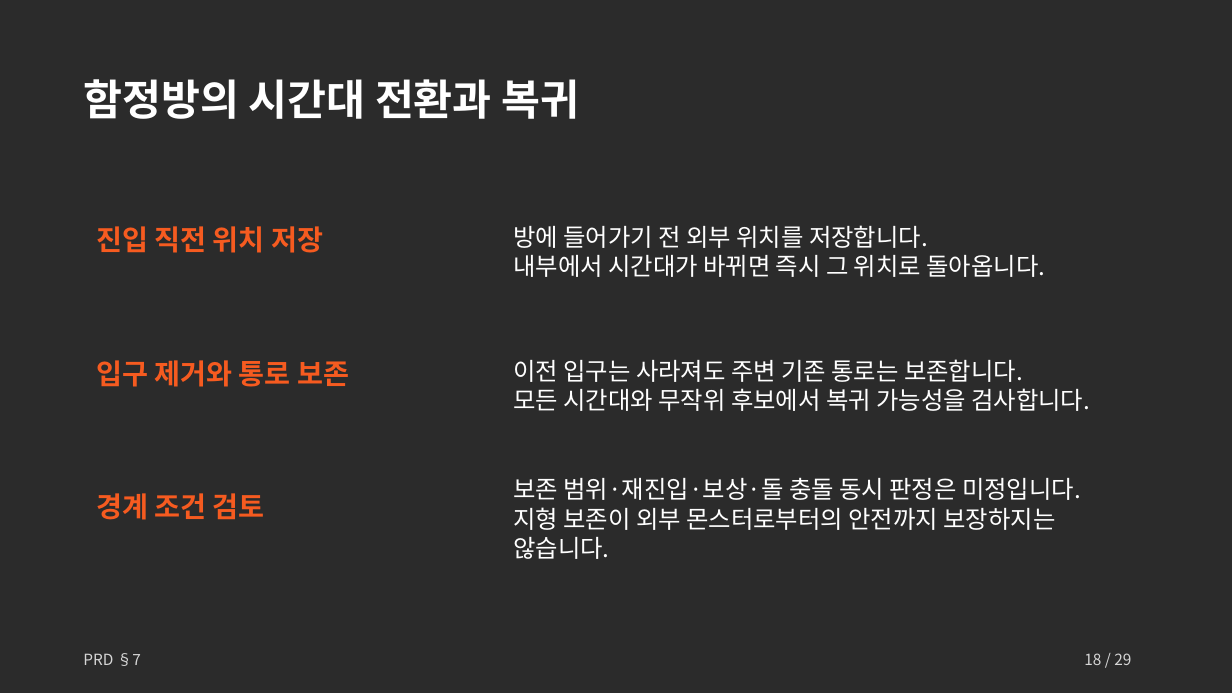
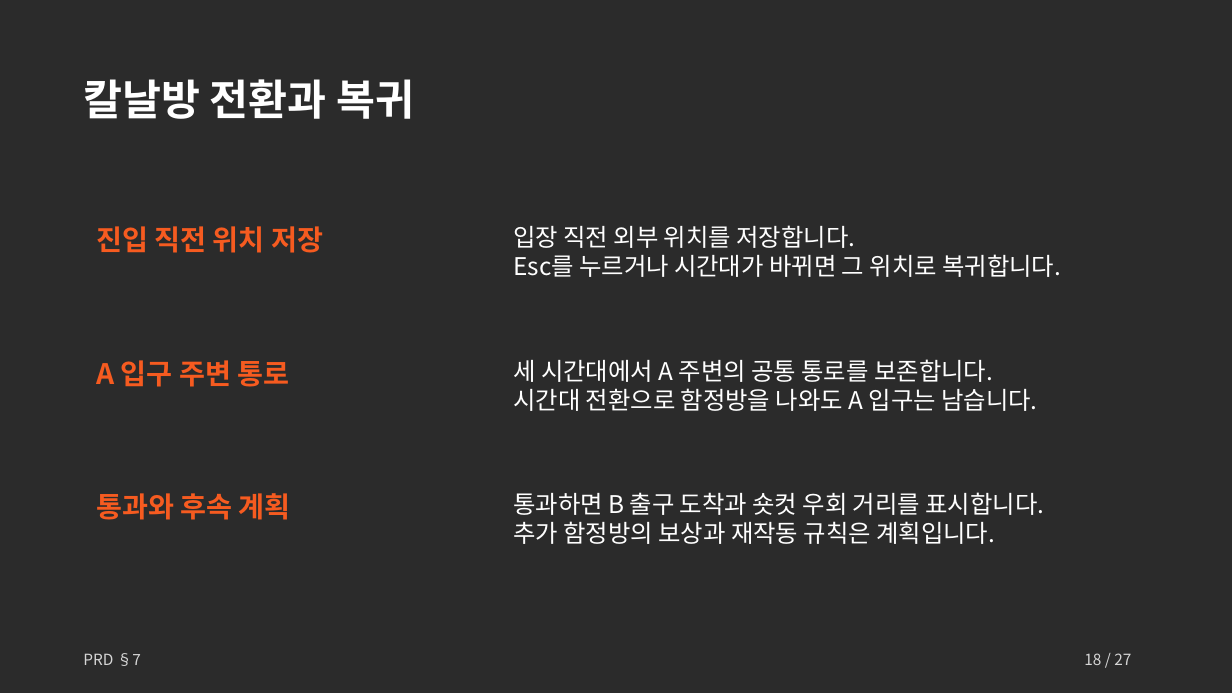
Before and after one commit to Hollolloho/2DGP_TermProject, a slide deck: slide 18 of Docs/초보자를 위한 미로 탈출 안내서_기획안.pptx. Drawn at 1232x693 pixels with LibreOffice and Linux fonts; fonts in the diff are those of the drawing; background and template pictures are left out; a plain dark background stands for a picture behind light text. Boxes give left, top, right and bottom in pixels: in the first picture for what was removed or moved away, otherwise in the second. Text is boxed around its words. In the diff, an @@ line names an element or a change of style, - is before the commit and + after.

```diff
--- a/Docs/초보자를 위한 미로 탈출 안내서_기획안.pptx
+++ b/Docs/초보자를 위한 미로 탈출 안내서_기획안.pptx
@@ text at (83,79,414,119): text changed @@
-함정방의 시간대 전환과 복귀
+칼날방 전환과 복귀
@@ text at (513,225,1061,277): text changed @@
-방에 들어가기 전 외부 위치를 저장합니다.
-내부에서 시간대가 바뀌면 즉시 그 위치로 돌아옵니다.
+입장 직전 외부 위치를 저장합니다.
+Esc를 누르거나 시간대가 바뀌면 그 위치로 복귀합니다.
@@ text at (513,359,1037,411): text changed @@
-이전 입구는 사라져도 주변 기존 통로는 보존합니다.
-모든 시간대와 무작위 후보에서 복귀 가능성을 검사합니다.
+세 시간대에서 A 주변의 공통 통로를 보존합니다.
+시간대 전환으로 함정방을 나와도 A 입구는 남습니다.
@@ text at (96,360,289,387): text changed @@
-입구 제거와 통로 보존
+A 입구 주변 통로
@@ text at (96,493,291,520): text changed @@
-경계 조건 검토
+통과와 후속 계획
@@ text at (513,492,1045,544): text changed @@
-보존 범위·재진입·보상·돌 충돌 동시 판정은 미정입니다.
-지형 보존이 외부 몬스터로부터의 안전까지 보장하지는 않습니다.
+통과하면 B 출구 도착과 숏컷 우회 거리를 표시합니다.
+추가 함정방의 보상과 재작동 규칙은 계획입니다.
@@ text at (1084,653,1131,665): text changed @@
-18 / 29
+18 / 27
```
Also in this commit, not shown: 26 other slides changed, 7 other files.
